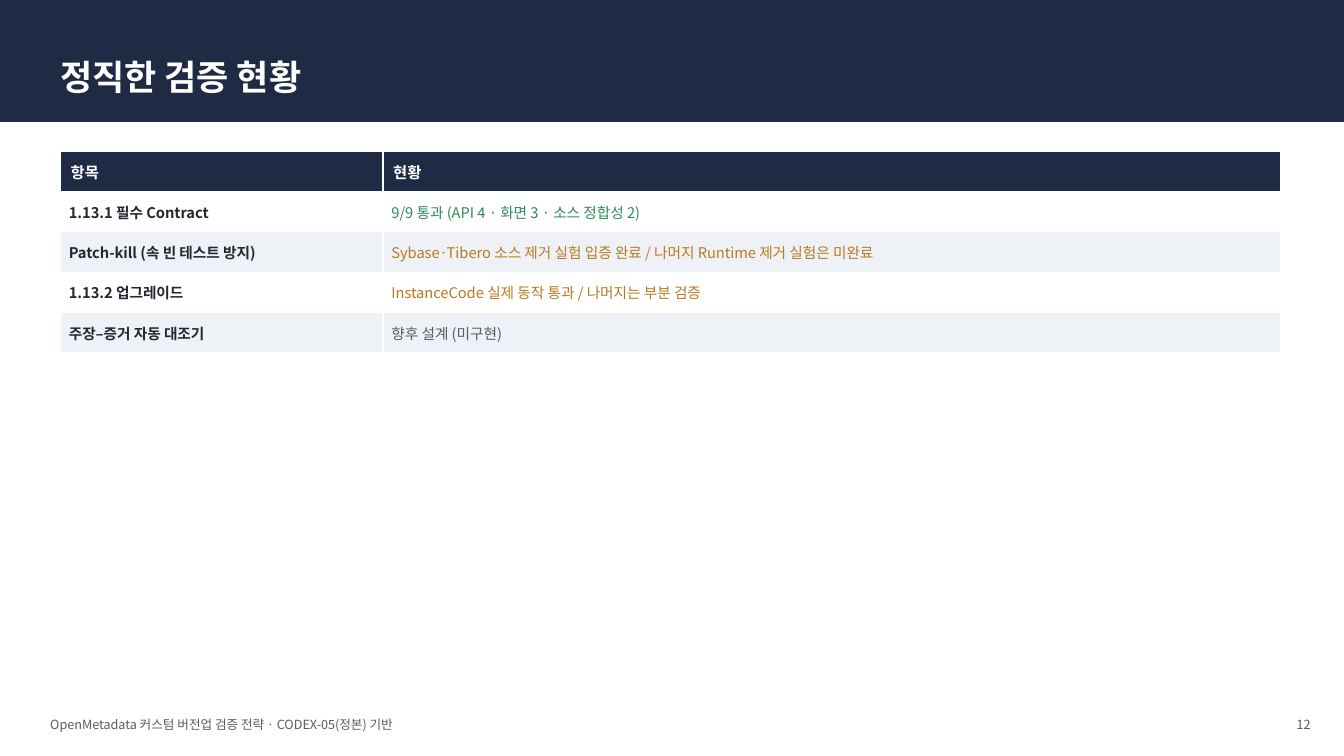
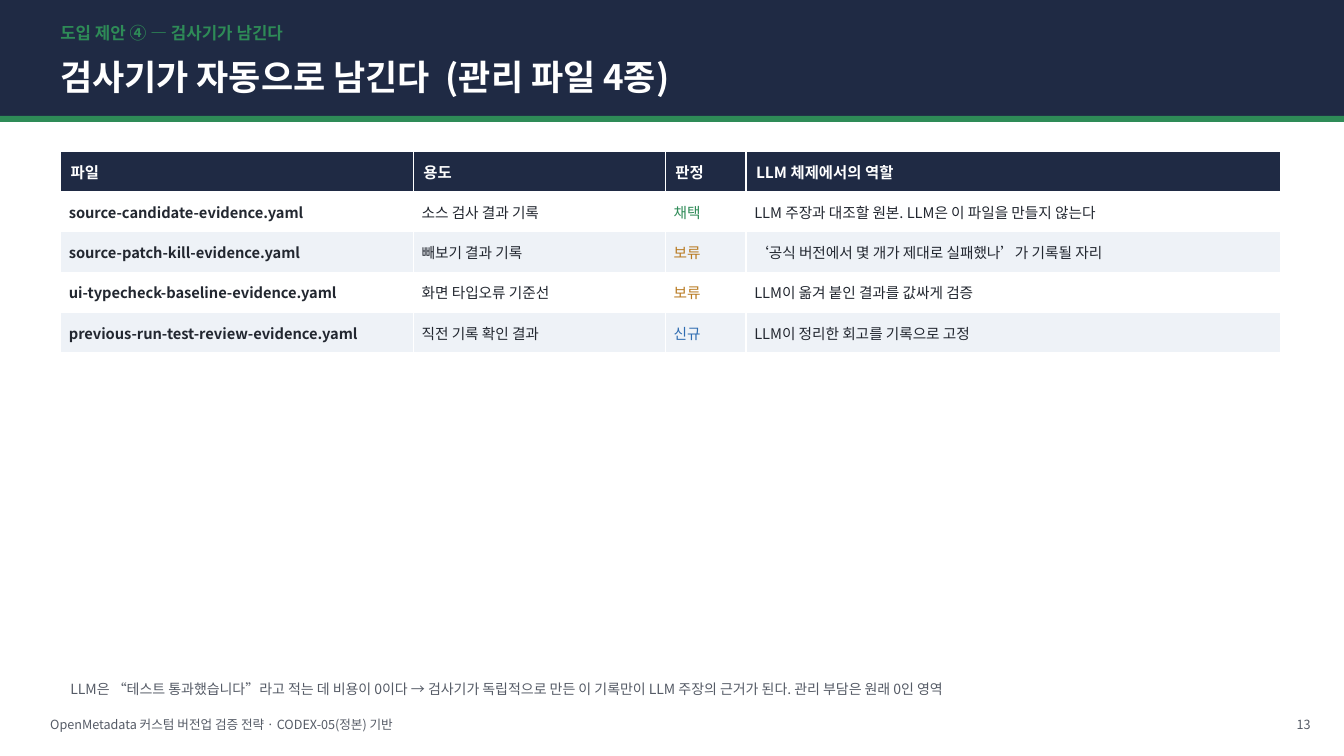
Before and after one commit to easyseop/openmetadata-lab-docs, a slide deck: slide 13 of docs/CODEX-05-전략발표.pptx (slide 12 before the commit). Drawn at 1344x756 pixels with LibreOffice and Linux fonts; fonts in the diff are those of the drawing. Boxes give left, top, right and bottom in pixels: in the first picture for what was removed or moved away, otherwise in the second. Text is boxed around its words. In the diff, an @@ line names an element or a change of style, - is before the commit and + after.

```diff
--- a/docs/CODEX-05-전략발표.pptx
+++ b/docs/CODEX-05-전략발표.pptx
@@ text added at <box>60,25,283,41</box>, 12 pt, text #2E8B57, bold @@
+도입 제안 ④ — 검사기가 남긴다
@@ text at <box>60,60,669,97</box>: text changed @@
-정직한 검증 현황
+검사기가 자동으로 남긴다 (관리 파일 4종)
@@ rectangle at <box>0,116,1344,122</box>: fill #1F2A44 to #2E8B57 @@
@@ table at <box>60,151,1280,353</box> @@
-column 1: 항목 | 1.13.1 필수 Contract | Patch-kill (속 빈 테스트 방지) | 1.13.2 업그레이드 | 주장–증거 자동 대조기
-column 2: 현황 | 9/9 통과 (API 4 · 화면 3 · 소스 정합성 2) | Sybase·Tibero 소스 제거 실험 입증 완료 / 나머지 Runtime 제거 실험은 미완료 | InstanceCode 실제 동작 통과 / 나머지는 부분 검증 | 향후 설계 (미구현)
+column 1: 파일 | source-candidate-evidence.yaml | source-patch-kill-evidence.yaml | ui-typecheck-baseline-evidence.yaml | previous-run-test-review-evidence.yaml
+column 2: 용도 | 소스 검사 결과 기록 | 빼보기 결과 기록 | 화면 타입오류 기준선 | 직전 기록 확인 결과
+column 3: 판정 | 채택 | 보류 | 보류 | 신규
+column 4: LLM 체제에서의 역할 | LLM 주장과 대조할 원본. LLM은 이 파일을 만들지 않는다 | ‘공식 버전에서 몇 개가 제대로 실패했나’가 기록될 자리 | LLM이 옮겨 붙인 결과를 값싸게 검증 | LLM이 정리한 회고를 기록으로 고정
@@ text added at <box>70,682,943,695</box>, 10 pt, text #555B66 @@
+LLM은 “테스트 통과했습니다”라고 적는 데 비용이 0이다 → 검사기가 독립적으로 만든 이 기록만이 LLM 주장의 근거가 된다. 관리 부담은 원래 0인 영역
@@ text at <box>1297,719,1311,729</box>: text changed @@
-12
+13
```
Also in this commit, not shown: 13 other slides changed, 2 slides added, 1 slide removed, 2 other files.
